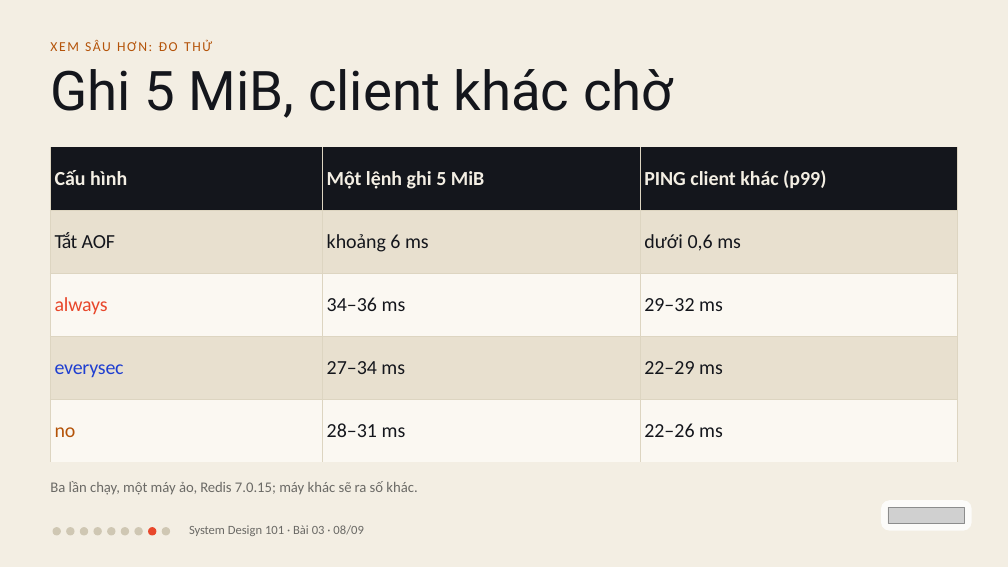
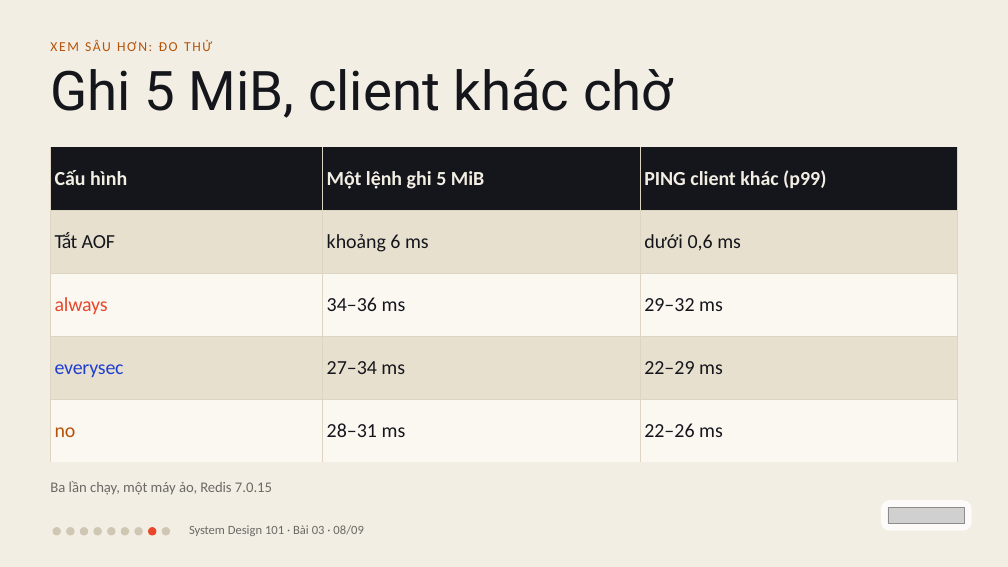
Before and after one commit to vohoailinh90/tool-marketing-studio, a slide deck: slide 8 of system-design-101/vi/lessons/sd-06-003/slides/sd-06-003.pptx. Drawn at 1008x567 pixels with LibreOffice and Linux fonts; fonts in the diff are those of the drawing; grey boxes stand for pictures. Boxes give left, top, right and bottom in pixels: in the first picture for what was removed or moved away, otherwise in the second. Text is boxed around its words. In the diff, an @@ line names an element or a change of style, - is before the commit and + after.

```diff
--- a/system-design-101/vi/lessons/sd-06-003/slides/sd-06-003.pptx
+++ b/system-design-101/vi/lessons/sd-06-003/slides/sd-06-003.pptx
@@ text at bbox=[50, 481, 272, 495]: text changed @@
-Ba lần chạy, một máy ảo, Redis 7.0.15; máy khác sẽ ra số khác.
+Ba lần chạy, một máy ảo, Redis 7.0.15
```
Also in this commit, not shown: 1 other slide changed, 3 other files.
